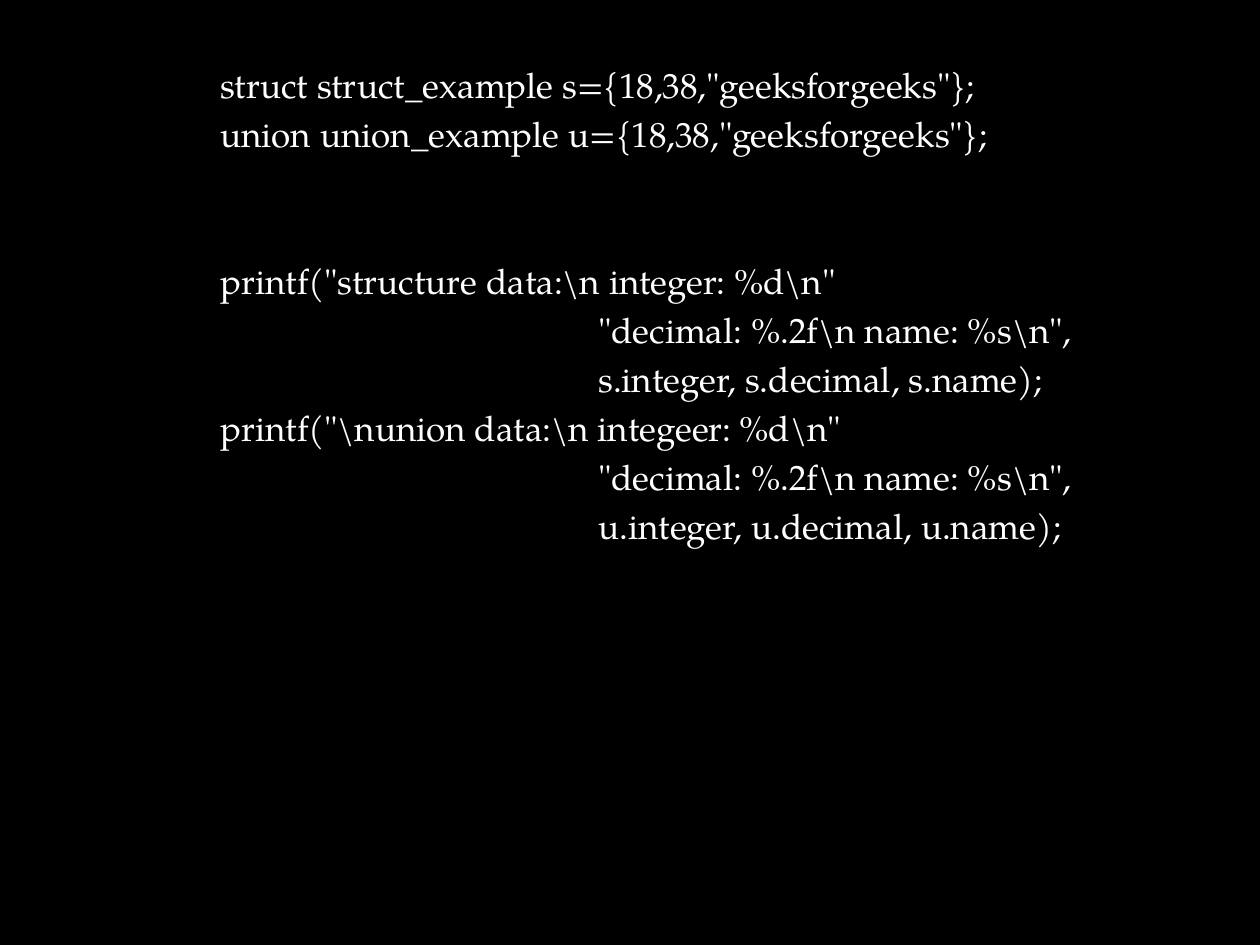
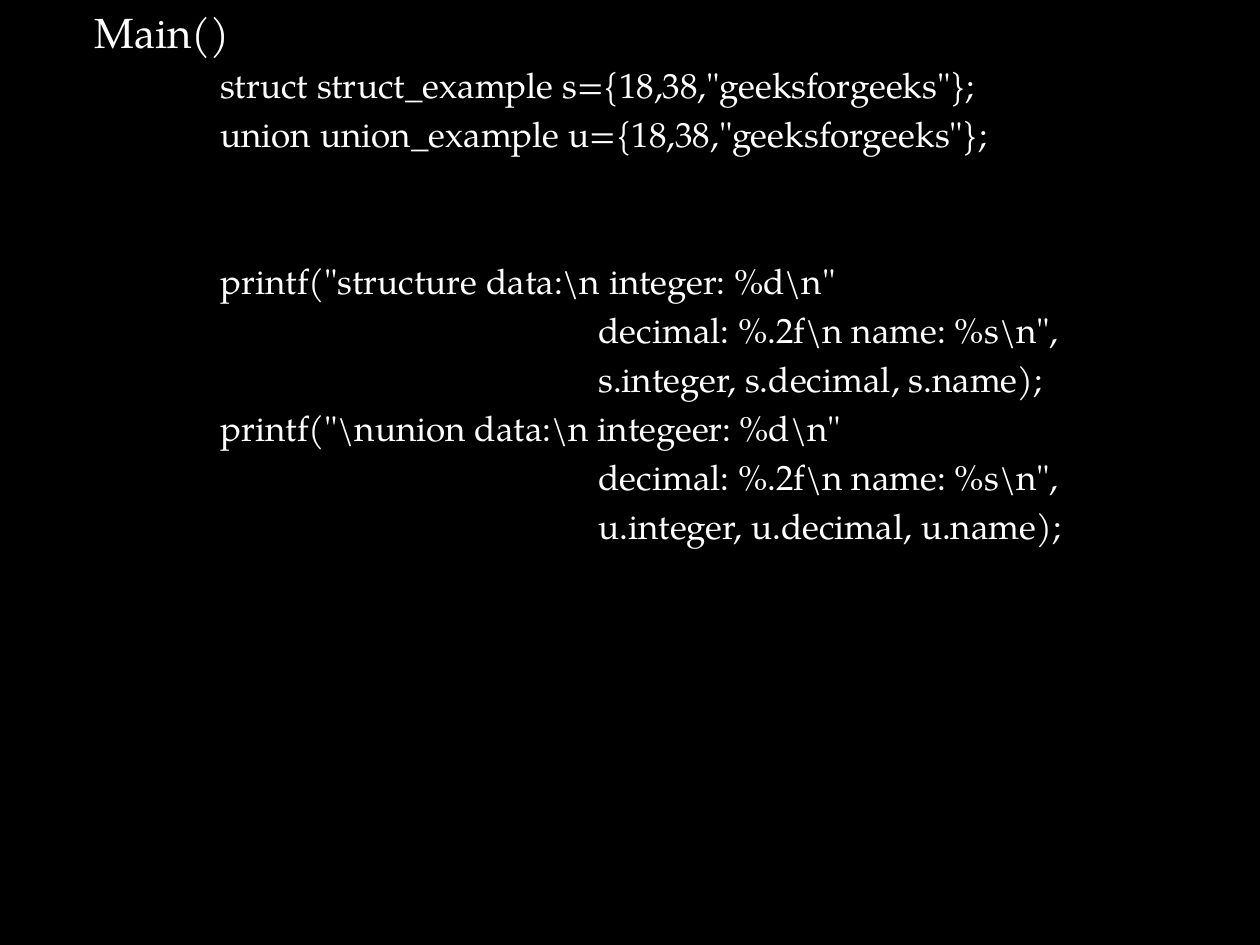
Before and after one commit to Mahesh-7/C_Programs, a slide deck: slide 13 of PPT/structure.pptx (slide 6 before the commit). Drawn at 1260x945 pixels with LibreOffice and Linux fonts; fonts in the diff are those of the drawing; background and template pictures are left out. Boxes give left, top, right and bottom in pixels: in the first picture for what was removed or moved away, otherwise in the second. Text is boxed around its words. In the diff, an @@ line names an element or a change of style, - is before the commit and + after.

```diff
--- a/PPT/structure.pptx
+++ b/PPT/structure.pptx
@@ text at (94, 17, 230, 58): paragraph added @@
+Main()
@@ text at (598, 317, 1058, 349): text changed @@
-"decimal: %.2f\n name: %s\n",
+decimal: %.2f\n name: %s\n",
@@ text at (598, 464, 1058, 496): text changed @@
-"decimal: %.2f\n name: %s\n",
+decimal: %.2f\n name: %s\n",
```
Also in this commit, not shown: 4 other slides changed, 8 slides added.
